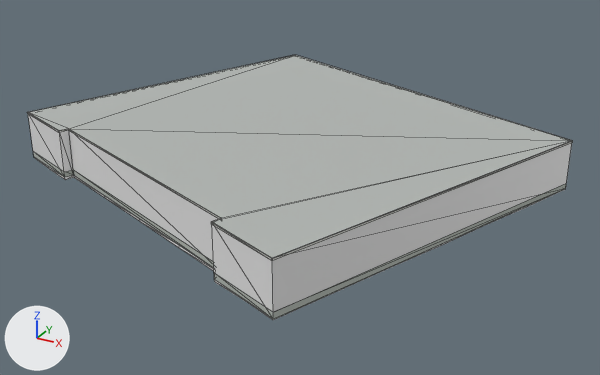
The glTF model public/models/buildings/osm-way-53921692.glb, before and after one commit.
Rendered twice from a camera (50 mm lens) standing at (23.5, -41.1, 19.7) and looking at (1.1, -0.4, -0.7). Lighting does not change. The marker at lower left points along +X, +Y and +Z. The picture after the commit comes second. Mesh edges are drawn as thin lines. Where no turn or scale is listed for an object, it has been applied to the vertices. Vertices at exactly the same position are counted once.

Objects in the first picture: 'building foundation 53921692', 'reality 53921692 near reality aged pale plaster', 'reality 53921692 near reality concrete plinth', 'reality 53921692 near reality flat weathered roof', 'reality 53921692 near reality pale aluminum sill'.
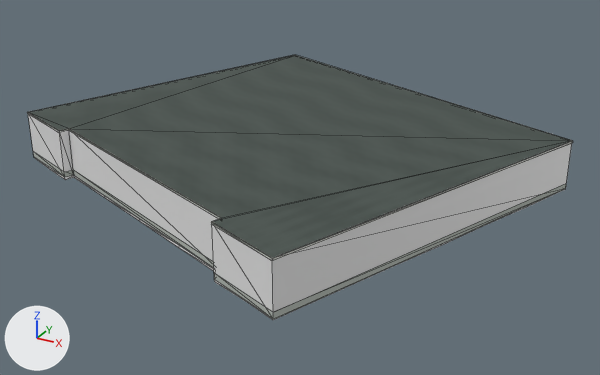
Location of each change, (x1, y1, x2, y2) in pixels of the pictures (600 x 375 px):
```json
{"object": "reality 53921692 near reality flat weathered roof", "change": "surface changed", "before": [28, 55, 572, 258], "after": [28, 55, 572, 258], "on screen": "darker"}
{"part": 1, "of": "me_reality_53921692_near_reality_pale_aluminum_sill", "change": "built on", "before": [30, 55, 572, 260], "after": [29, 55, 572, 260]}
```

The change, as JSON lines over the scene's bpy script:
```json
{"op": "add", "block": "img_roof_color", "code": ["img_roof_color = load_image('roof-color', 'textures/1de3d7bb6546b7423004abcc0fb627c4d0c6ad03316b21d76a93f9bf4f470ca6.png', 256, 256, 'sRGB')"]}
{"op": "remove", "block": "mat_reality_flat_weathered_roof", "code": "mat_reality_flat_weathered_roof.base_color = (0.451, 0.475, 0.455)  # grey #b3b7b4"}
{"op": "add", "block": "mat_reality_flat_weathered_roof", "code": "mat_reality_flat_weathered_roof.texture = img_roof_color"}
{"block": "me_reality_53921692_near_reality_pale_aluminum_sill", "where": "# used by ob_reality_53921692_near_reality_pale_aluminum_sill; location = (0.0, 0.0, 0.0)"}
{"op": "remove", "block": "me_reality_53921692_near_reality_pale_aluminum_sill", "code": "me_reality_53921692_near_reality_pale_aluminum_sill.from_pydata(...)  # 32 vertices, 16 faces; spans x -15.6..15.6, y -14.8..14.8, z 2.9..3.0"}
{"op": "add", "block": "me_reality_53921692_near_reality_pale_aluminum_sill", "code": "me_reality_53921692_near_reality_pale_aluminum_sill.from_pydata(...)  # 40 vertices, 32 faces; spans x -15.6..15.6, y -14.8..14.8, z 2.9..3.0"}
{"block": "me_reality_53921692_near_reality_pale_aluminum_sill", "change": "me_reality_53921692_near_reality_pale_aluminum_sill part 1"}
{"block": "me_reality_53921692_near_reality_pale_aluminum_sill", "change": "9 faces are deleted"}
{"block": "me_reality_53921692_near_reality_pale_aluminum_sill", "change": "8 vertices are added at x -15.5..15.6, y -14.7..14.7, z 3.0"}
{"block": "me_reality_53921692_near_reality_pale_aluminum_sill", "change": "25 new faces join them"}
```
